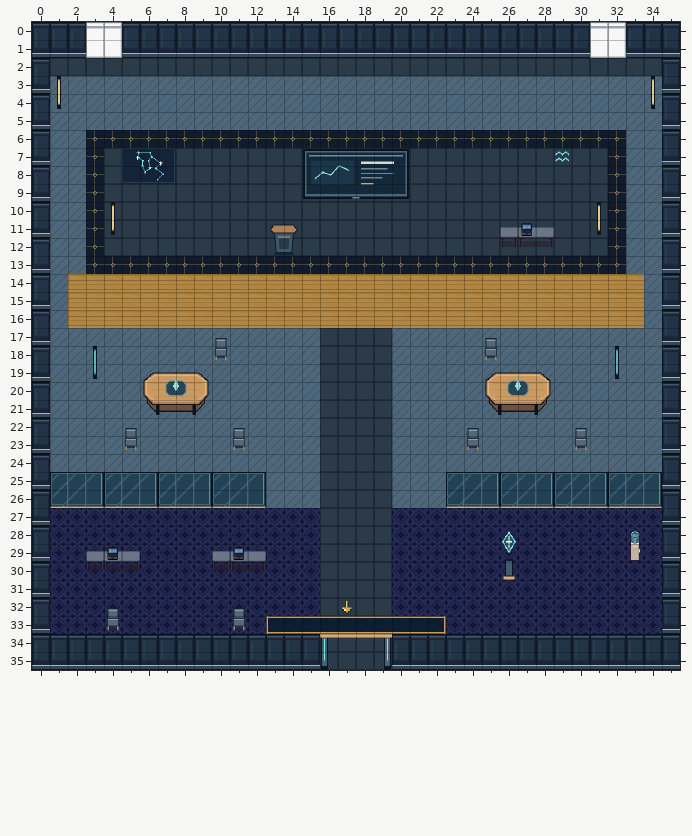
Tiled map (JSON), stored at maps/preview/speaker-aquarius.tmj. Above is the file before it was changed.
Cells are 32x32 px. Shown: x 0..35, y 0..35.
The result:
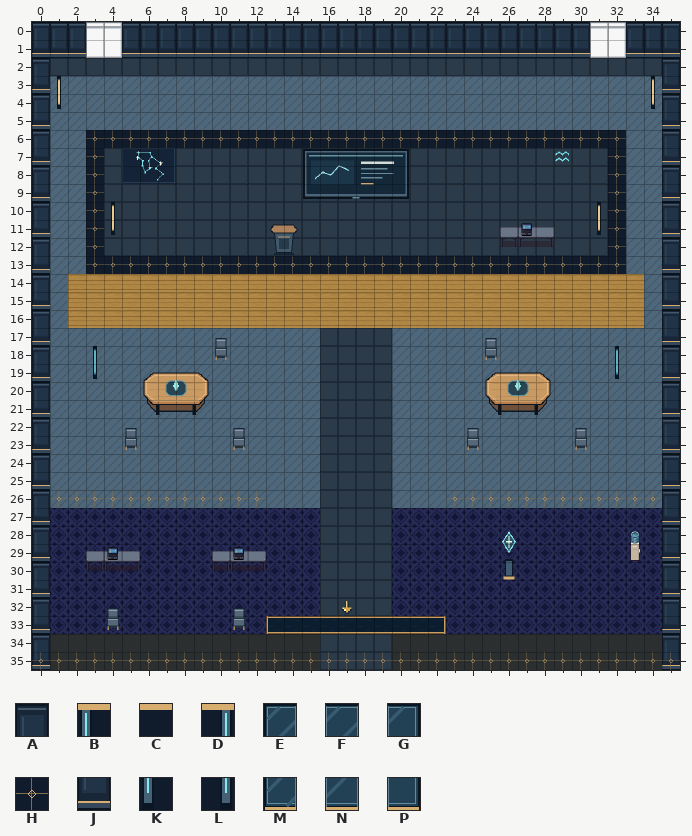
Key: from "art-0": A 0, B 1, C 2, D 4, E 9, F 10, G 11, H 15, J 16, K 17, L 20, M 25, N 26, P 27.
_ is an empty cell, # one hidden under a higher layer.
The edit:
Layer "scenery-belowAvatar-0":
y 26: x 1..12 ____________ -> HHHHHHHHHHHH; x 23..34 ____________ -> HHHHHHHHHHHH
y 35: x 16..19 ____ -> HHHH
Layer "scenery-belowAvatar-2":
y 35: x 0 _ -> J; x 35 _ -> J
Layer "scenery-belowAvatar-3":
y 35: x 0..15 ________________ -> HHHHHHHHHHHHHHHH; x 20..35 ________________ -> HHHHHHHHHHHHHHHH
Layer "scenery-aboveAvatar-0" (removed):
y 25: x 1..12 EFGEFGEFGEFG -> ____________; x 23..34 EFGEFGEFGEFG -> ____________
y 26: x 1..12 MNPMNPMNPMNP -> ____________; x 23..34 MNPMNPMNPMNP -> ____________
y 34: x 16..19 BCCD -> ____
y 35: x 0 # -> _; x 16 K -> _; x 19 L -> _; x 35 # -> _
Layer "scenery-aboveAvatar-1" (removed):
y 34: x 1..15 AAAAAAAAAAAAAAA -> _______________; x 20..34 AAAAAAAAAAAAAAA -> _______________
y 35: x 0..15 JJJJJJJJJJJJJJJJ -> ________________; x 20..35 JJJJJJJJJJJJJJJJ -> ________________
Where, in picture pixels (left, top, right, bottom), the same in both pictures:
changed: (50, 472, 266, 508)
changed: (446, 472, 662, 508)
changed: (32, 634, 680, 670)
